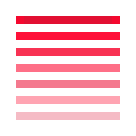
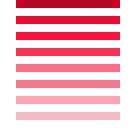
Two versions of the same layered image (136 × 136). Layer-by-layer changes:
showed "health8" over 16, 0, 120, 8
